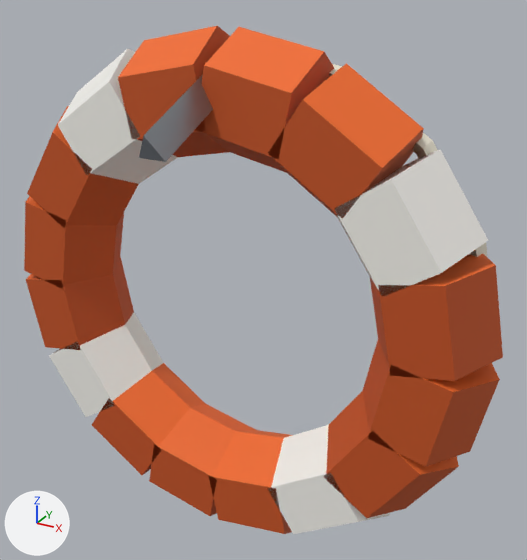
One commit to the glTF model models/mounts/gd_motorboat_buoy.glb: the scene before it, then after it.
Both versions are drawn from a 50 mm camera at (0.0093, 0.0767, 0.1613) aimed at (-0.0528, 0.1896, 0.1048). The axes (+X, +Y, +Z) are drawn at lower left. The lights are the same throughout. The first picture is the older version. Where no turn or scale is listed for an object, it has been applied to the vertices. Vertices at exactly the same position are counted once.

The first picture shows 'base'.
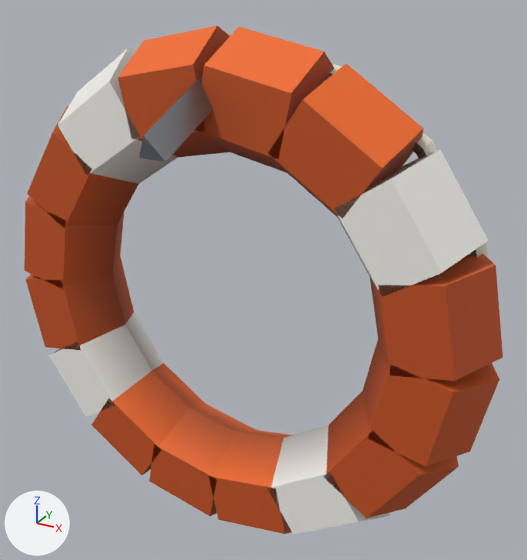
Pixel boxes [x1, y1, x2, y2] of what changed, in the pictures (527 x 560 px):
part 1 of me_base, recoloured: [73, 26, 423, 534] in both
part 2 of me_base, recoloured: [26, 123, 499, 482] in both
part 3 of me_base, recoloured: [85, 49, 438, 522] in both
part 4 of me_base, recoloured: [330, 64, 487, 257] in both
part 5 of me_base, edited (looks the same): [144, 73, 477, 257] in both

Patch to the scene script:
```diff
--- a/models/mounts/gd_motorboat_buoy.glb.py
+++ b/models/mounts/gd_motorboat_buoy.glb.py
@@ me_base @@
 me_base.from_pydata(...)  # 246 vertices, 424 faces; spans x -0.0528..0.0528, y -0.0173..0.0173, z -0.0528..0.0528
 # used by ob_base; location = (-0.06, 0.1822, 0.098)
+# me_base part 1: 122 faces centred in x -0.0499..0.0499, y -0.0017..0.0142, z -0.0492..0.0492 are repainted in the vertex colours; the middle colour goes from orange #c4511c to brown #a34216
+# me_base part 2: 50 faces centred in x -0.0492..0.046, y 0.0015..0.0142, z -0.0358..0.0499 are repainted in the vertex colours; the middle colour goes from orange #ef6a26 to orange #ca5822
+# me_base part 3: 55 faces centred in x -0.0449..0.0434, y -0.0017..0.0142, z -0.0449..0.0419 are repainted in the vertex colours; the middle colour goes from white #f4f2ec to light grey #cbcac4
+# me_base part 4: 48 faces centred in x -0.0484..0.0484, y 0.013..0.0149, z -0.0484..0.0484 are repainted in the vertex colours; the middle colour goes from pale yellow #e8e2d0 to pale yellow #ded8c7
+# me_base part 5: 55 faces centred in x -0.0471..0.0471, y -0.0088..0.0146, z -0.0471..0.0471 are repainted in the vertex colours; the middle colour goes from pale yellow #e8e2d0 to grey #b0aca0
 me_base.materials.append(mat_base)
```
